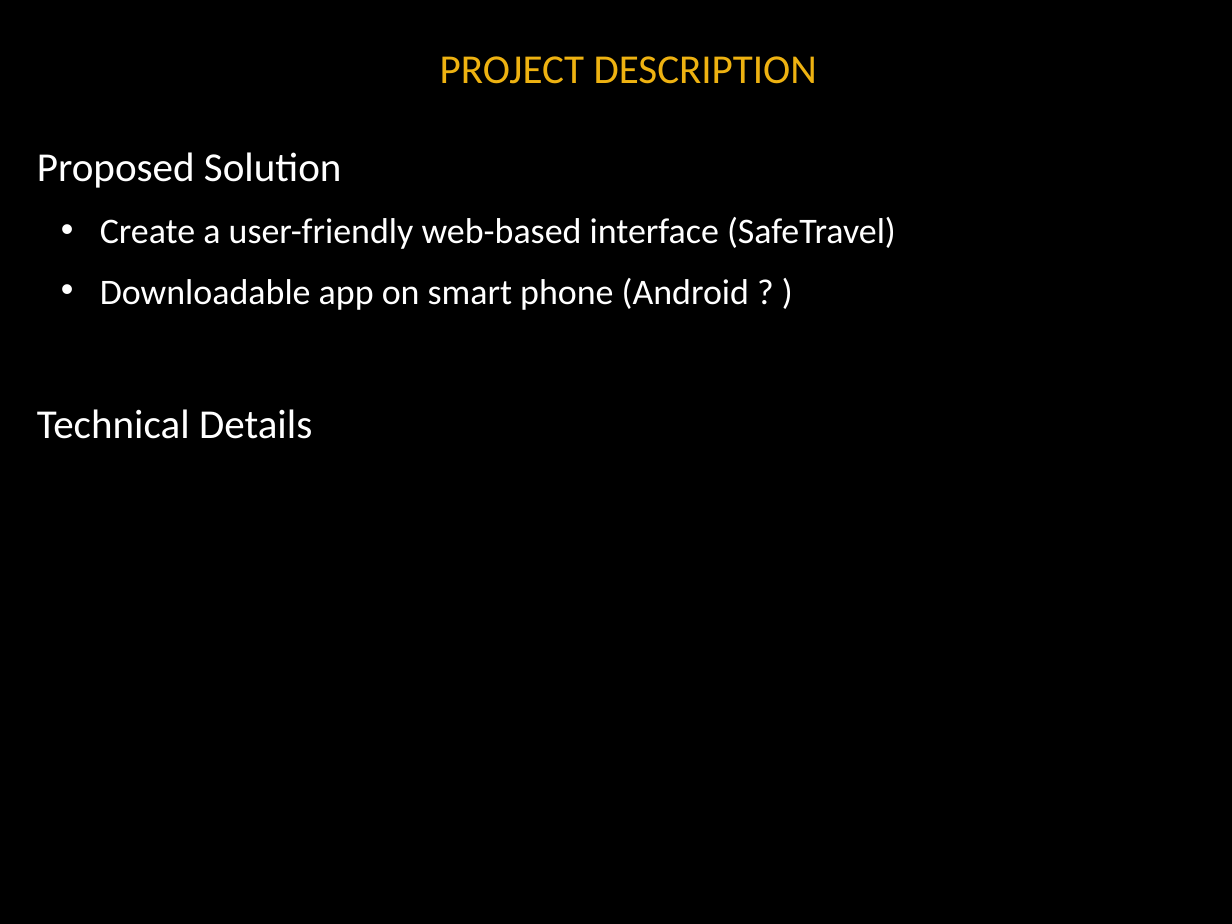
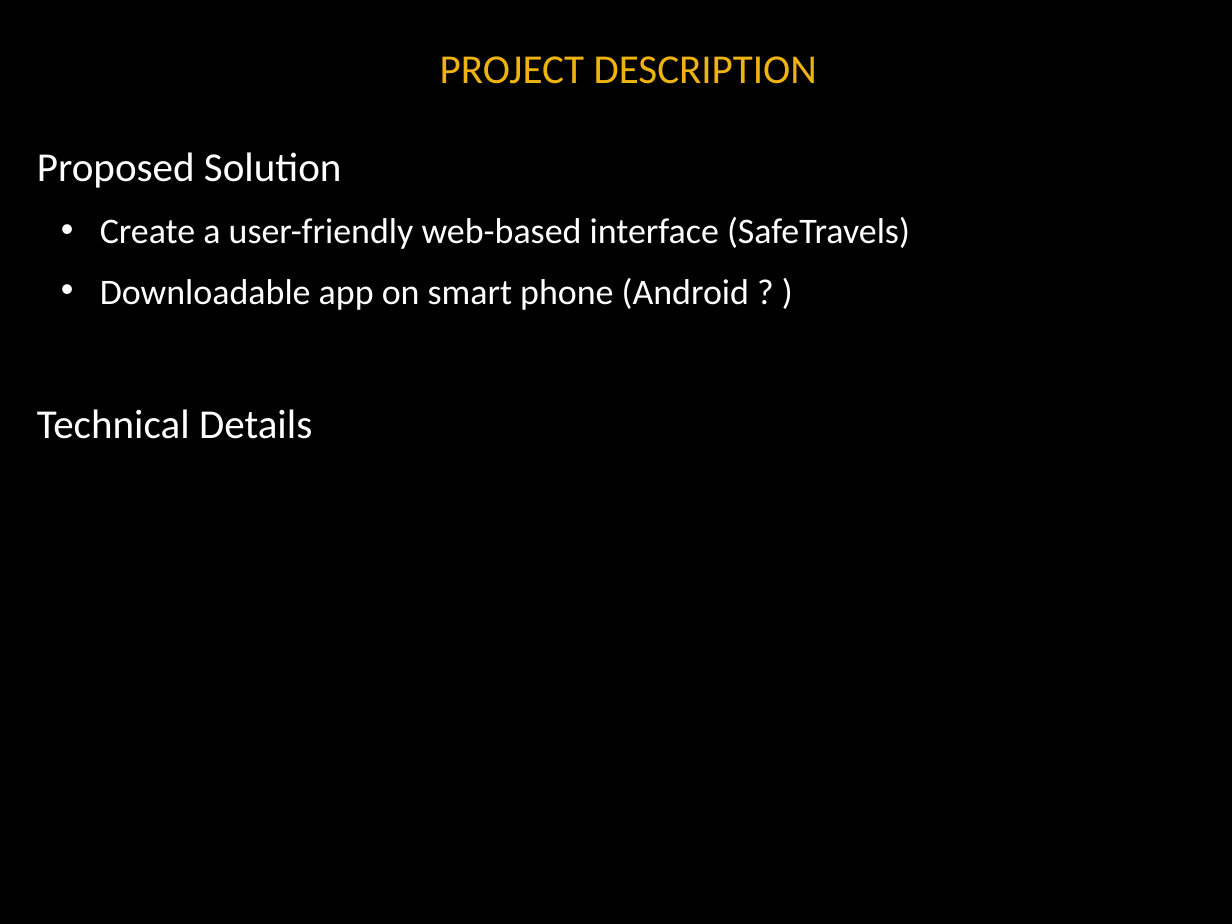
Before and after one commit to noanadler/RockStars, a slide deck: slide 4 of Deliverable1/Docs/TopicPresentation.pptx. Drawn at 1232x924 pixels with LibreOffice and Linux fonts; fonts in the diff are those of the drawing; background and template pictures are left out. Boxes give left, top, right and bottom in pixels: in the first picture for what was removed or moved away, otherwise in the second. Text is boxed around its words. In the diff, an @@ line names an element or a change of style, - is before the commit and + after.

```diff
--- a/Deliverable1/Docs/TopicPresentation.pptx
+++ b/Deliverable1/Docs/TopicPresentation.pptx
@@ text at <box>100,217,910,249</box>: text changed @@
-  • Create a user-friendly web-based interface (SafeTravel)
+  • Create a user-friendly web-based interface (SafeTravels)
```
Also in this commit, not shown: 3 other slides changed, 1 slide added.
